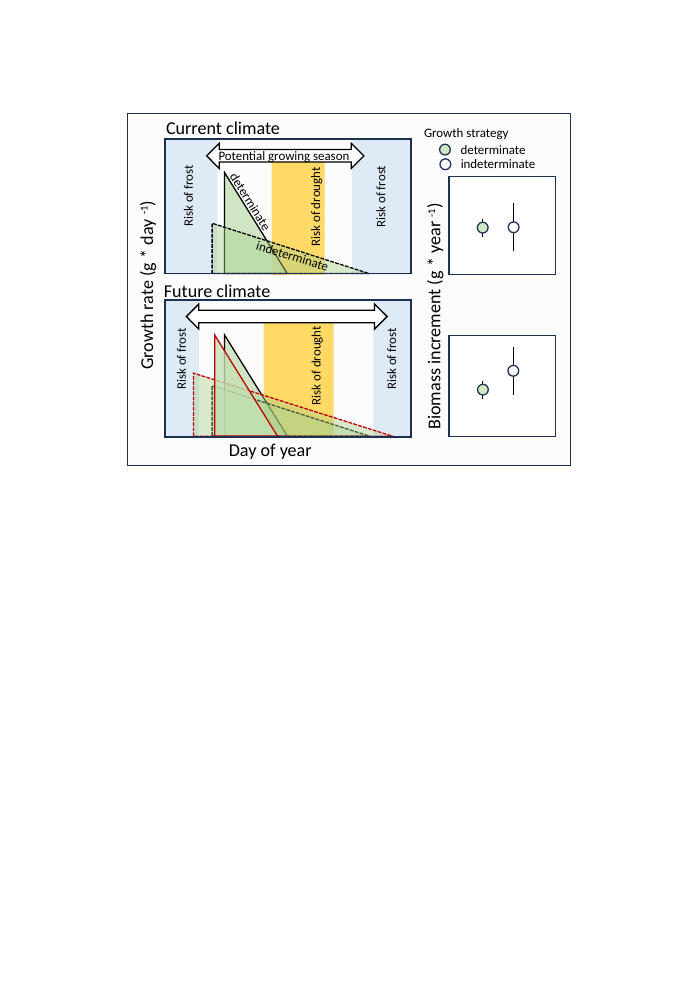
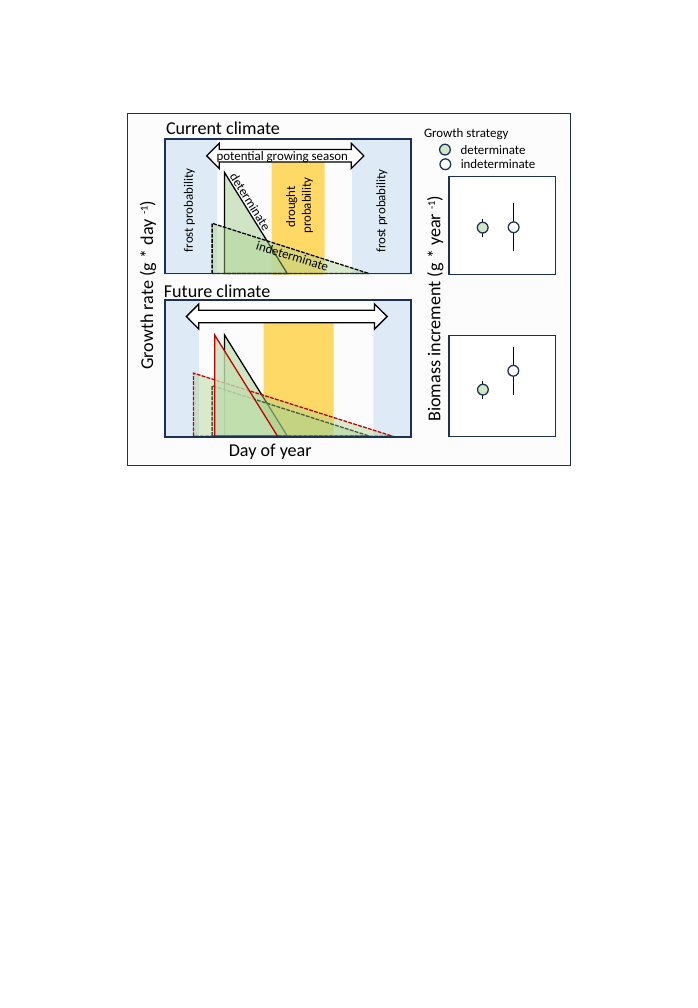
Before and after one commit to FrederikBaumgarten/PlantDeterminism, a slide deck: slide 21 of figures/figures_determinism.pptx. Drawn at 698x1008 pixels with LibreOffice and Linux fonts; fonts in the diff are those of the drawing. Boxes give left, top, right and bottom in pixels: in the first picture for what was removed or moved away, otherwise in the second. Text is boxed around its words. In the diff, an @@ line names an element or a change of style, - is before the commit and + after.

```diff
--- a/figures/figures_determinism.pptx
+++ b/figures/figures_determinism.pptx
@@ text at [217,149,348,164]: text changed @@
-Potential growing season
+potential growing season
@@ text at [181,174,197,252]: text changed @@
-Risk of frost
+frost probability
@@ text at [373,174,389,252]: text changed @@
-Risk of frost
+frost probability
@@ text "Biomass increment (g * year ...": place and size @@
-text "Biomass increment (g * year ..." at [423,209,445,428]
+text "Biomass increment (g * year ..." at [423,201,445,420]
@@ text at [283,182,314,232]: text changed @@
-Risk of drought
+drought
+probability
@@ text removed at [174,330,190,388] @@
-Risk of frost
@@ text removed at [308,331,324,404] @@
-Risk of drought
@@ text removed at [384,330,400,388] @@
-Risk of frost
```
Also in this commit, not shown: 4 other files.
